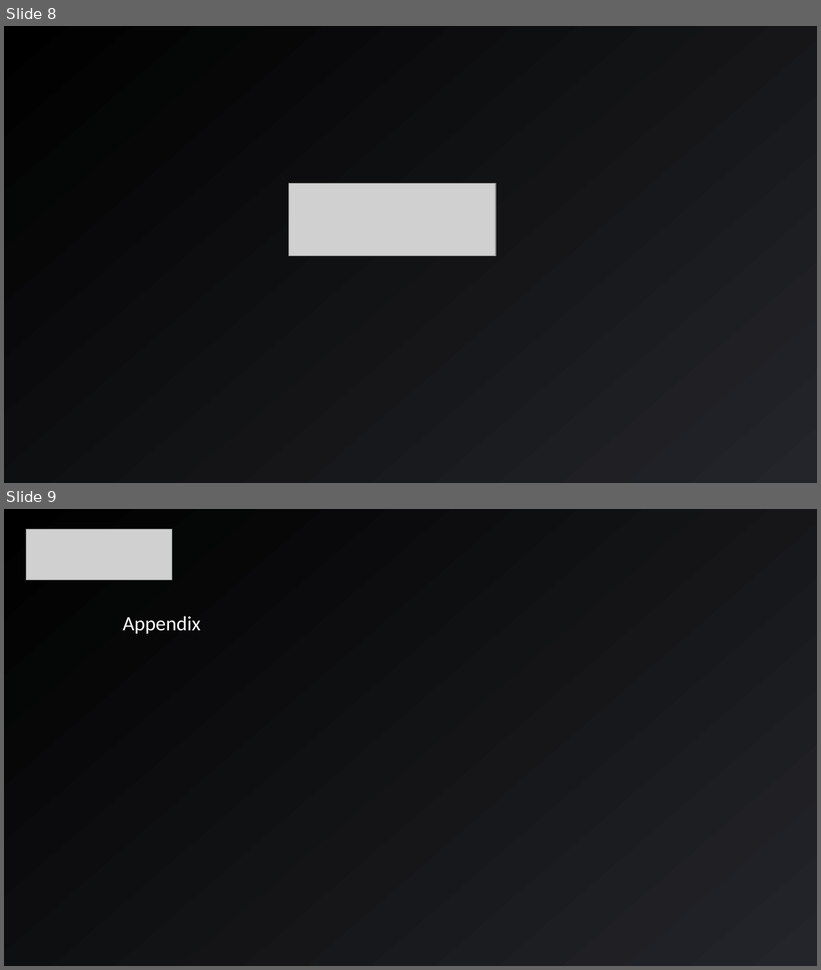
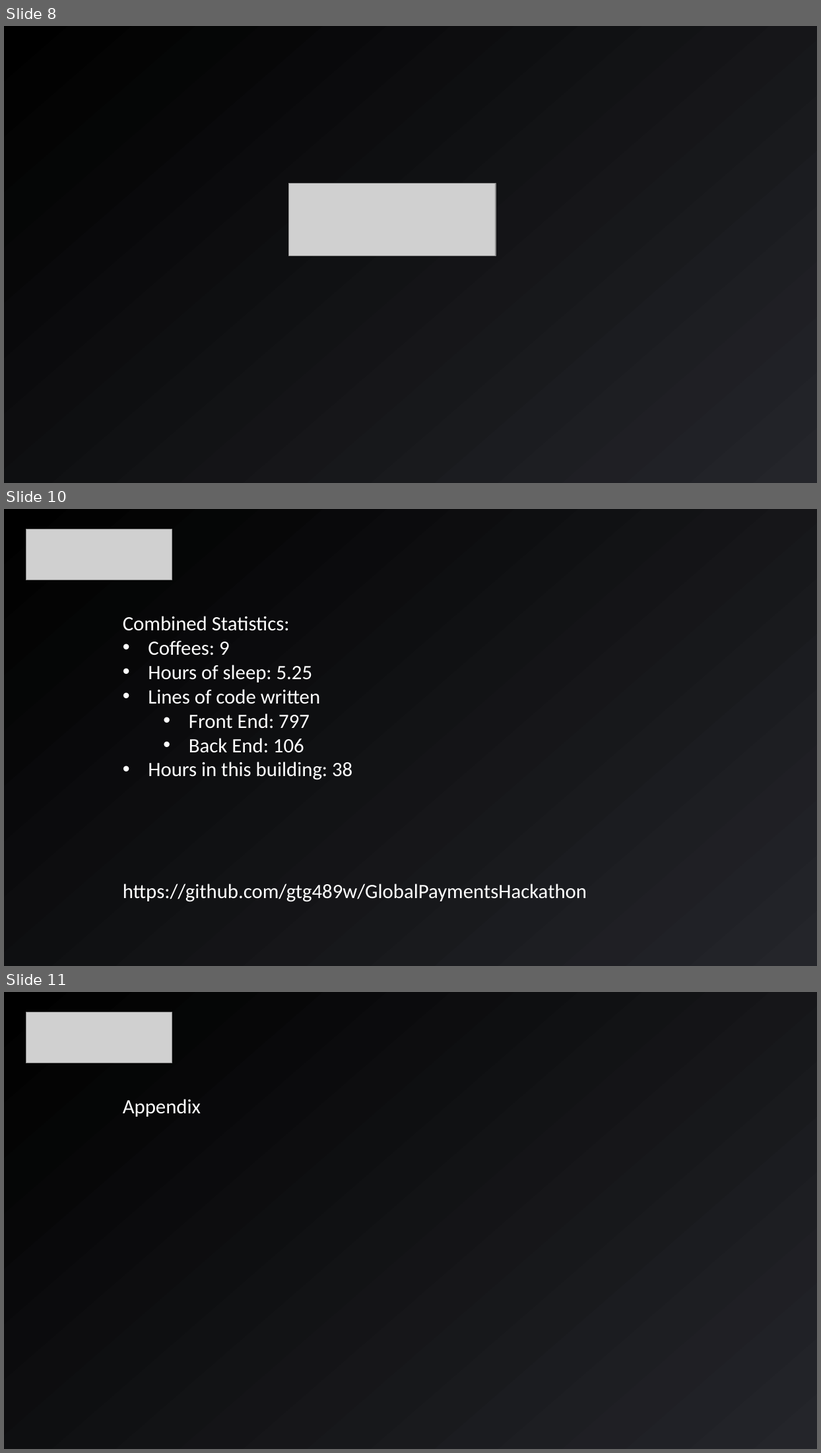
Before and after one commit to gtg489w/GlobalPaymentsHackathon, a slide deck: presentation/GP Hackathon - Hitch - Presentation.pptx. Shown one above the other, each under a label of ours: slides 8 and 9 before the commit, slides 8, 10 and 11 after it; the slides between them are not shown. The pictures are 821x970 and 821x1453 pixels, drawn with LibreOffice and Linux fonts; fonts in the diff are those of the drawing; grey boxes stand for pictures. Boxes give left, top, right and bottom in pixels: in the first picture for what was removed or moved away, otherwise in the second. Text is boxed around its words. In the diff, an @@ line names an element or a change of style, - is before the commit and + after.

```diff
--- a/presentation/GP Hackathon - Hitch - Presentation.pptx
+++ b/presentation/GP Hackathon - Hitch - Presentation.pptx
@@ slide 10 added at [4,509,817,966], background gradient #000000 to #24252A @@
@@ picture added at [26,529,172,580] @@
@@ text added at [123,616,587,902], 18 pt, text #FFFFFF @@
+Combined Statistics:
+• Coffees: 9
+• Hours of sleep: 5.25
+• Lines of code written
+  • Front End: 797
+  • Back End: 106
+• Hours in this building: 38
+https://github.com/gtg489w/GlobalPaymentsHackathon
@@ what was slide 9 is now slide 11 @@
```
Also in this commit, not shown: 1 slide changed, 1 other slide added, 2 other files.
